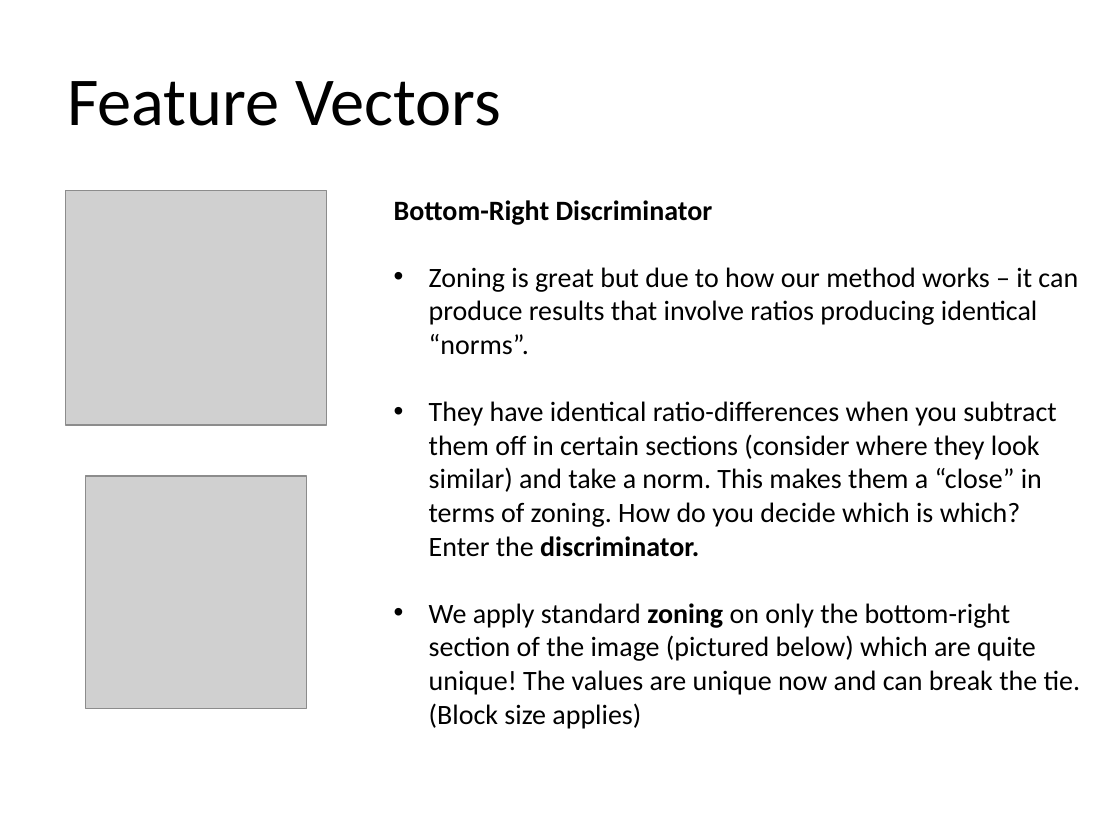
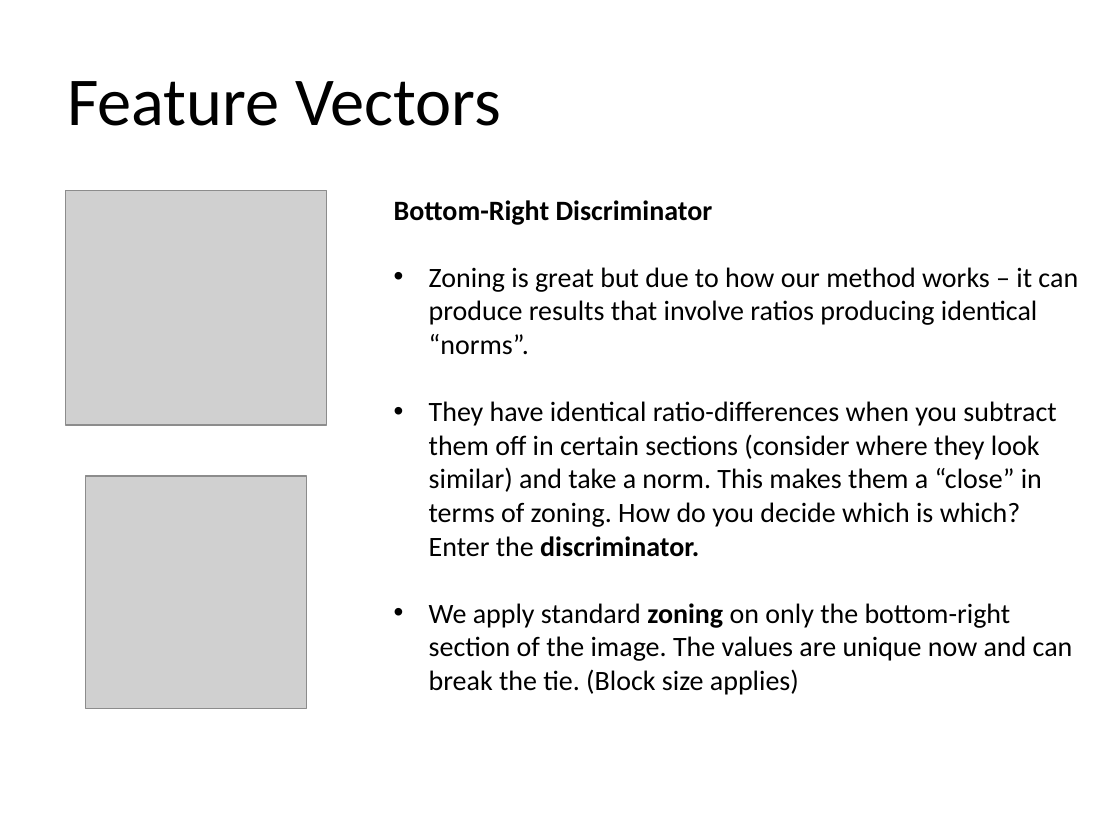
Before and after one commit to hilts-vaughan/cp467, a slide deck: slide 4 of Mean Vector Clustering w.pptx. Drawn at 1120x840 pixels with LibreOffice and Linux fonts; fonts in the diff are those of the drawing; grey boxes stand for pictures. Boxes give left, top, right and bottom in pixels: in the first picture for what was removed or moved away, otherwise in the second. Text is boxed around its words. In the diff, an @@ line names an element or a change of style, - is before the commit and + after.

Commit message:
Updated presentation

```diff
--- a/Mean Vector Clustering w.pptx
+++ b/Mean Vector Clustering w.pptx
@@ text at (429, 603, 1073, 695): text changed @@
-• We apply standard zoning on only the bottom-right section of the image (pictured below) which are quite unique! The values are unique now and can break the tie. (Block size applies)
+• We apply standard zoning on only the bottom-right section of the image. The values are unique now and can break the tie. (Block size applies)
```
Also in this commit, not shown: 4 other slides changed, 4 slides added, 1 slide removed.
